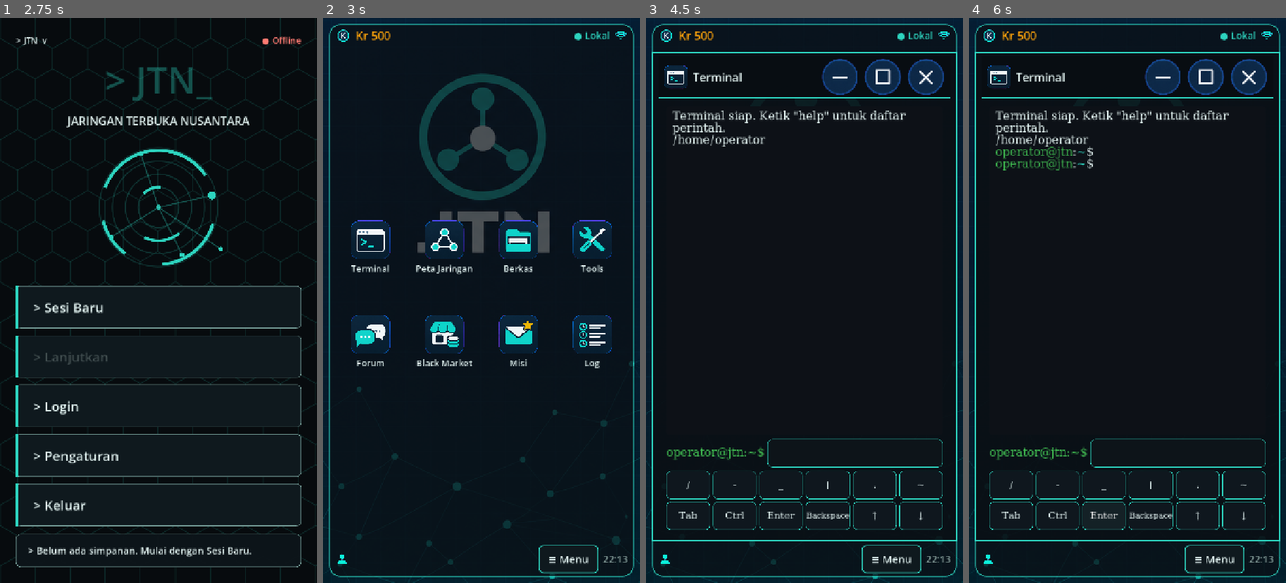
Above: before the commit, frames 1-4 (left to right).
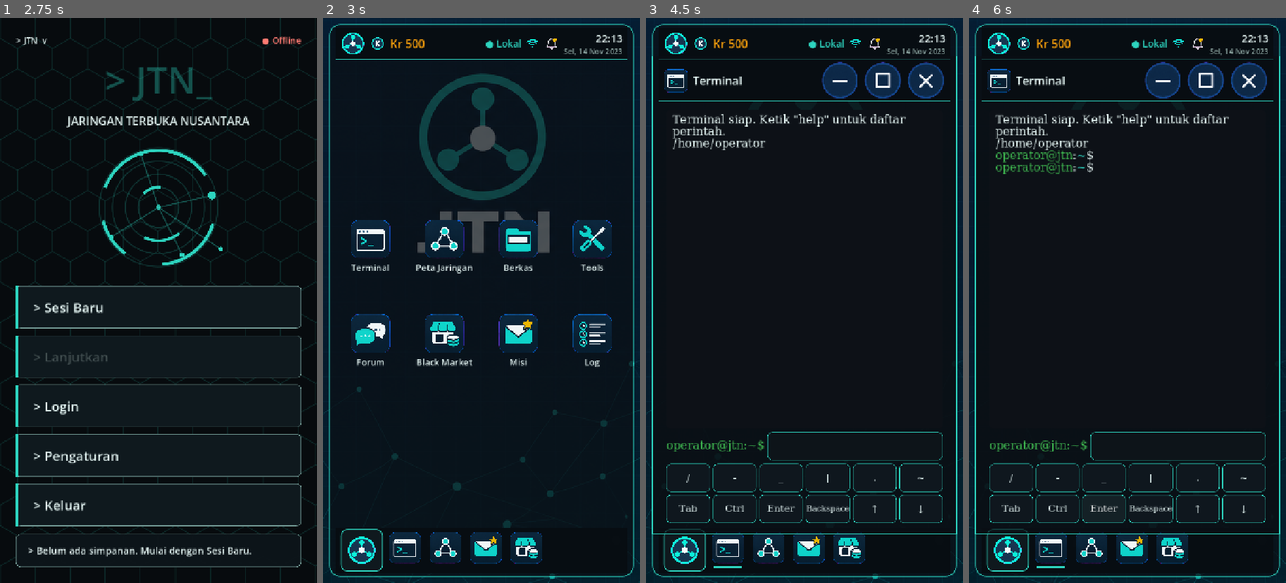
Above: after the commit, the same moments.

Repository: hadydaw/game-baru
Game: Godot game, scene res://scenes/main.tscn
Same seed, same stepped clock (60 frames per second), same inputs: the game is played once before the commit and once after it.
Inputs (mouse positions are in pixels of both pictures, inside the frame that each line leads up to):
- Up to frame 1 (2.75 s): tap Enter at 0.5 s; move the mouse to (228, 272) at 0.52 s; click (228, 272) at 0.67 s; tap Space at 1.25 s; drag from (95, 328) to (142, 413) at 1.27 s; move the mouse to (190, 176) at 2.02 s; click (190, 176) at 2.17 s
- Up to frame 2 (3 s): click "> Sesi Baru" at 2.75 s
- Up to frame 3 (4.5 s): click (684, 549) at 3.52 s; click (693, 249) at 4.27 s
- Up to frame 4 (6 s): click "Enter" at 5 s; click "Enter" at 5.75 s

Frame 1 is identical in both runs. In frame 2, 4.8% of the frame differs, in the area x 4-96%, y 2-99%; in frame 3, 9.2%; in frame 4, 9.9%, in the area x 1-99%, y 2-99%.

Commit message:
Desktop portrait: panel atas dan hotbar bawah
- Panel atas: logo menu, saldo kredit dari sesi, status Lokal, wifi, notifikasi misi, jam, tanggal
- Hotbar bawah: tombol Home di kiri, aplikasi favorit, jendela yang sedang terbuka
- Ketuk di hotbar: buka, fokus, atau minimize (perilaku taskbar)
- Taskbar lama dan tombol Menu dihapus
- Tes: test_panel_atas.gd, test_hotbar.gd; smoke_desktop mencari tombol Home

Co-Authored-By: Claude Haiku 5.5 <noreply@anthropic.com>
Claude-Session: https://claude.ai/code/session_011EntzauCRjaaLbaamXun78

Diff:
--- a/tests/smoke_desktop.gd
+++ b/tests/smoke_desktop.gd
@@ -28,15 +28,12 @@
 		wadah.add_child(d)
 		await process_frame
 		await process_frame
-		var tombol_menu: Button = null
-		for b in d.find_children("*", "Button", true, false):
-			if (b as Button).text.contains("Menu"):
-				tombol_menu = b
-		_cek(tombol_menu != null and tombol_menu.is_visible_in_tree(), "tombol Menu ada di Desktop %dx%d" % [ukuran.x, ukuran.y])
+		var tombol_menu: Button = d.find_child("TombolHome", true, false) as Button
+		_cek(tombol_menu != null and tombol_menu.is_visible_in_tree(), "tombol Home ada di hotbar %dx%d" % [ukuran.x, ukuran.y])
 		if tombol_menu != null:
 			var r := tombol_menu.get_global_rect()
-			_cek(r.position.x >= 0 and r.end.x <= ukuran.x and r.end.y <= ukuran.y, "tombol Menu di dalam layar %dx%d" % [ukuran.x, ukuran.y])
-			_cek(r.size.y >= 64, "tombol Menu cukup tinggi untuk disentuh %dx%d" % [ukuran.x, ukuran.y])
+			_cek(r.position.x >= 0 and r.end.x <= ukuran.x and r.end.y <= ukuran.y, "tombol Home di dalam layar %dx%d" % [ukuran.x, ukuran.y])
+			_cek(r.size.y >= 64, "tombol Home cukup tinggi untuk disentuh %dx%d" % [ukuran.x, ukuran.y])
 		wadah.free()
 
 		var wadah2 := Control.new()
--- /dev/null
+++ b/tests/test_hotbar.gd
@@ -0,0 +1,74 @@
+extends GutTest
+
+# Uji hotbar: favorit selalu tampil, jendela terbuka ikut tampil, dan perilaku ketuk seperti taskbar.
+
+func _status(id: String, aktif: bool, minim: bool) -> Dictionary:
+	return {"id": id, "judul": id, "aktif": aktif, "diminimize": minim}
+
+func test_hotbar_menampilkan_favorit_tanpa_jendela() -> void:
+	var h := HotBar.new()
+	add_child(h)
+	h.segarkan([])
+	assert_eq(h.jumlah_aplikasi(), HotBar.FAVORIT.size(), "favorit tampil meski belum ada jendela")
+	h.free()
+
+func test_jendela_bukan_favorit_ditambahkan_di_belakang() -> void:
+	var h := HotBar.new()
+	add_child(h)
+	h.segarkan([_status("arsip_baru", true, false)])
+	assert_eq(h.jumlah_aplikasi(), HotBar.FAVORIT.size() + 1)
+	h.free()
+
+func test_jendela_favorit_tidak_duplikat() -> void:
+	var h := HotBar.new()
+	add_child(h)
+	h.segarkan([_status("terminal", true, false)])
+	assert_eq(h.jumlah_aplikasi(), HotBar.FAVORIT.size(), "terminal tampil sekali")
+	h.free()
+
+func test_tombol_home_memancarkan_sinyal() -> void:
+	var h := HotBar.new()
+	add_child(h)
+	watch_signals(h)
+	h.find_child("TombolHome", true, false).pressed.emit()
+	assert_signal_emitted(h, "home_diminta")
+	h.free()
+
+func test_ketuk_aplikasi_memancarkan_id() -> void:
+	var h := HotBar.new()
+	add_child(h)
+	h.segarkan([])
+	watch_signals(h)
+	var kolom: Control = h._baris.get_child(1)
+	(kolom.get_child(0) as Button).pressed.emit()
+	assert_signal_emitted_with_parameters(h, "aplikasi_diketuk", [HotBar.FAVORIT[0]])
+	h.free()
+
+# Perilaku ketuk hotbar di DesktopView: buka, fokus, lalu minimize.
+func test_ketuk_membuka_aplikasi_yang_belum_terbuka() -> void:
+	var d := DesktopView.new()
+	add_child(d)
+	var m := ManajerJendela.new()
+	add_child(m)
+	m.atur_area(Rect2(0, 0, 720, 1000), Rect2(0, 0, 720, 1280))
+	d.hubungkan_jendela(m)
+	watch_signals(d)
+	d._ketuk_aplikasi("terminal")
+	assert_signal_emitted_with_parameters(d, "buka_aplikasi", ["terminal"])
+	m.free()
+	d.free()
+
+func test_ketuk_aktif_meminimize_lalu_ketuk_memulihkan() -> void:
+	var d := DesktopView.new()
+	add_child(d)
+	var m := ManajerJendela.new()
+	add_child(m)
+	m.atur_area(Rect2(0, 0, 720, 1000), Rect2(0, 0, 720, 1280))
+	d.hubungkan_jendela(m)
+	m.buka("terminal", "Terminal", "res://assets/ikon/aplikasi/app_terminal.png", Control.new())
+	d._ketuk_aplikasi("terminal")
+	assert_true(m.daftar()[0]["diminimize"], "ketuk jendela aktif meminimize")
+	d._ketuk_aplikasi("terminal")
+	assert_false(m.daftar()[0]["diminimize"], "ketuk jendela minimized memulihkan")
+	m.free()
+	d.free()
--- /dev/null
+++ b/tests/test_panel_atas.gd
@@ -0,0 +1,72 @@
+extends GutTest
+
+# Uji panel atas Desktop: saldo dari sesi, ikon notifikasi, tanggal, dan tombol menu aplikasi.
+
+var p: PanelAtas
+
+func before_each() -> void:
+	SesiUtama.reset()
+	p = PanelAtas.new()
+	add_child(p)
+
+func after_each() -> void:
+	remove_child(p)
+	p.free()
+	SesiUtama.reset()
+
+func _sesi(saldo: int = 500) -> ShellSession:
+	var s := ShellSession.new(Vfs.new({"tipe": "dir", "pemilik": "root", "grup": "root", "izin": "rwxr-xr-x", "isi": {}}))
+	s.economy.saldo = saldo
+	return s
+
+func _tombol_logo() -> TextureButton:
+	return p.find_children("*", "TextureButton", true, false)[0]
+
+func test_format_tanggal_indonesia() -> void:
+	var w := {"weekday": 4, "day": 5, "month": 11, "year": 2026}
+	assert_eq(PanelAtas.format_tanggal(w), "Kam, 5 Nov 2026")
+
+func test_saldo_mengikuti_sesi_bukan_nilai_tetap() -> void:
+	SesiUtama.sesi = _sesi(730)
+	p.segarkan()
+	assert_eq(p._saldo.text, "Kr 730", "saldo dibaca dari ekonomi pemain")
+
+func test_saldo_berubah_setelah_segarkan() -> void:
+	var s := _sesi(500)
+	SesiUtama.sesi = s
+	p.segarkan()
+	s.economy.saldo = 120
+	p.segarkan()
+	assert_eq(p._saldo.text, "Kr 120")
+
+func test_notifikasi_kosong_tanpa_misi_aktif() -> void:
+	SesiUtama.sesi = _sesi()
+	p.segarkan()
+	assert_eq(p._notif.texture.resource_path, "res://assets/ikon/sistem/sys_notifikasi_kosong.png")
+
+func test_notifikasi_pesan_saat_misi_aktif() -> void:
+	var s := _sesi()
+	s.misi["misi_1"] = "aktif"
+	SesiUtama.sesi = s
+	p.segarkan()
+	assert_eq(p._notif.texture.resource_path, "res://assets/ikon/sistem/sys_notifikasi_pesan.png")
+
+func test_notifikasi_kosong_setelah_misi_selesai() -> void:
+	var s := _sesi()
+	s.misi["misi_1"] = "selesai"
+	SesiUtama.sesi = s
+	p.segarkan()
+	assert_false(PanelAtas.ada_misi_aktif(s))
+	assert_eq(p._notif.texture.resource_path, "res://assets/ikon/sistem/sys_notifikasi_kosong.png")
+
+func test_tombol_logo_memancarkan_menu_aplikasi() -> void:
+	SesiUtama.sesi = _sesi()
+	watch_signals(p)
+	_tombol_logo().pressed.emit()
+	assert_signal_emitted(p, "menu_aplikasi_diminta")
+
+func test_jam_dan_tanggal_terisi() -> void:
+	SesiUtama.sesi = _sesi()
+	p.segarkan()
+	assert_true(p._jam.text.length() == 5 and p._jam.text.contains(":"), "format jam HH:MM")
+	assert_false(p._tanggal.text.is_empty(), "tanggal terisi")
--- a/ui/desktop_view.gd
+++ b/ui/desktop_view.gd
@@ -5,6 +5,7 @@
 
 signal buka_aplikasi(id: String)
 signal menu_diminta
+signal menu_aplikasi_diminta
 
 const APLIKASI := [
     {"id": "terminal", "nama": "Terminal", "ikon": "res://assets/ikon/aplikasi/app_terminal.png"},
@@ -16,19 +17,13 @@
     {"id": "misi", "nama": "Misi", "ikon": "res://assets/ikon/aplikasi/app_misi.png"},
     {"id": "log", "nama": "Log", "ikon": "res://assets/ikon/aplikasi/app_log.png"},
 ]
-const IKON_KOIN := "res://assets/ikon/sistem/sys_koin.png"
-const IKON_WIFI := "res://assets/ikon/sistem/sys_wifi_aktif.png"
-const IKON_USER := "res://assets/ikon/sistem/sys_user.png"
 const KOLOM := 4
 const WALL_POTRET := "res://assets/wallpaper/wp_potret.png"
 const WALL_LANSKAP := "res://assets/wallpaper/wp_lanskap.png"
 const JARAK_BINGKAI := 14
 # Tinggi panel atas dan taskbar. Jendela aplikasi mengisi ruang di antara keduanya.
-const TINGGI_PANEL := 64
-const TINGGI_TASKBAR := 80
-
-# Nilai awal. Saldo dan koneksi akan diganti saat sistem ekonomi dan jaringan dibuat.
-const SALDO_AWAL := 500
+const TINGGI_PANEL := PanelAtas.TINGGI
+const TINGGI_TASKBAR := HotBar.TINGGI
 
 # Area aman perangkat: kiri, atas, kanan, bawah (diisi oleh MainController).
 var aman := Vector4.ZERO
@@ -49,7 +44,9 @@
 var _margin: MarginContainer
 var _grid: GridContainer
 var _sel: Array = []
-var _label_jam: Label
+var _panel: PanelAtas
+var _hotbar: HotBar
+var _jendela: ManajerJendela
 var _wallpaper_terpasang: String = ""
 
 func _ready() -> void:
@@ -73,7 +70,9 @@
     var kolom := VBoxContainer.new()
     kolom.add_theme_constant_override("separation", 12)
     bingkai.add_child(kolom)
-    kolom.add_child(_buat_status_bar())
+    _panel = PanelAtas.new()
+    _panel.menu_aplikasi_diminta.connect(func(): menu_aplikasi_diminta.emit())
+    kolom.add_child(_panel)
     kolom.add_child(_spasi())
     _grid = GridContainer.new()
     _grid.columns = KOLOM
@@ -82,7 +81,11 @@
     for a in APLIKASI:
         _grid.add_child(_buat_sel_ikon(a))
     kolom.add_child(_spasi())
-    kolom.add_child(_buat_taskbar())
+    _hotbar = HotBar.new()
+    _hotbar.home_diminta.connect(func(): menu_aplikasi_diminta.emit())
+    _hotbar.aplikasi_diketuk.connect(_ketuk_aplikasi)
+    kolom.add_child(_hotbar)
+    _segarkan_hotbar()
 
     var jam := Timer.new()
     jam.wait_time = 30.0
@@ -110,66 +113,30 @@
     s.mouse_filter = Control.MOUSE_FILTER_IGNORE
     return s
 
-func _ikon_kecil(path: String, px: int) -> TextureRect:
-    var g := TextureRect.new()
-    g.texture = load(path) as Texture2D
-    g.expand_mode = TextureRect.EXPAND_IGNORE_SIZE
-    g.stretch_mode = TextureRect.STRETCH_KEEP_ASPECT_CENTERED
-    g.custom_minimum_size = Vector2(px, px)
-    g.mouse_filter = Control.MOUSE_FILTER_IGNORE
-    return g
+# Menghubungkan hotbar ke manajer jendela. Dipanggil MainController setelah manajer dibuat.
+func hubungkan_jendela(m: ManajerJendela) -> void:
+    _jendela = m
+    m.daftar_berubah.connect(_segarkan_hotbar)
+    _segarkan_hotbar()
 
-func _buat_status_bar() -> Control:
-    var baris := HBoxContainer.new()
-    baris.add_theme_constant_override("separation", 10)
-    baris.add_child(_ikon_kecil(IKON_KOIN, 36))
-    baris.add_child(Tema.label("Kr %d" % SALDO_AWAL, Tema.AMBER, 26))
-    var sisa := _spasi_horizontal()
-    baris.add_child(sisa)
-    baris.add_child(Tema.label("● Lokal", Tema.TEAL, 22))
-    baris.add_child(_ikon_kecil(IKON_WIFI, 30))
-    return baris
+func _segarkan_hotbar() -> void:
+    if is_instance_valid(_hotbar):
+        _hotbar.segarkan(_jendela.daftar() if is_instance_valid(_jendela) else [])
 
-func _buat_taskbar() -> Control:
-    var baris := HBoxContainer.new()
-    baris.add_theme_constant_override("separation", 10)
-    baris.add_child(_ikon_kecil(IKON_USER, 30))
-    var operator := Tema.label("%s@jtn" % ShellSession.nama_pengguna_aktif(), Tema.TEKS_REDUP, 22)
-    operator.clip_text = true
-    operator.custom_minimum_size = Vector2(0, 0)
-    operator.size_flags_horizontal = Control.SIZE_SHRINK_BEGIN
-    baris.add_child(operator)
-    baris.add_child(_spasi_horizontal())
-    baris.add_child(_tombol_menu())
-    _label_jam = Tema.label("", Tema.TEKS_REDUP, 22)
-    baris.add_child(_label_jam)
-    return baris
-
-# Tombol Menu di taskbar: selalu terlihat dan cukup besar untuk disentuh jari.
-func _tombol_menu() -> Button:
-    var t := Button.new()
-    t.text = "≡ Menu"
-    t.focus_mode = Control.FOCUS_NONE
-    t.custom_minimum_size = Vector2(136, 64)
-    t.add_theme_font_size_override("font_size", 24)
-    t.add_theme_color_override("font_color", Tema.TEKS)
-    var normal := Tema.kotak(Color(0.06, 0.1, 0.12), Tema.TEAL, 2, 10)
-    var aktif := Tema.kotak(Color(0.1, 0.18, 0.2), Tema.TEAL, 2, 10)
-    t.add_theme_stylebox_override("normal", normal)
-    t.add_theme_stylebox_override("hover", aktif)
-    t.add_theme_stylebox_override("pressed", aktif)
-    t.pressed.connect(func(): menu_diminta.emit())
-    return t
-
-func _spasi_horizontal() -> Control:
-    var s := Control.new()
-    s.size_flags_horizontal = Control.SIZE_EXPAND_FILL
-    s.mouse_filter = Control.MOUSE_FILTER_IGNORE
-    return s
+# Ketuk aplikasi di hotbar: buka jika belum terbuka; memfokuskan jika terbuka tapi tidak aktif;
+# meminimize jika sudah aktif (perilaku taskbar Xfce).
+func _ketuk_aplikasi(id: String) -> void:
+    if is_instance_valid(_jendela) and _jendela.ada(id):
+        if _jendela.aktif() == id:
+            _jendela.minimize(id)
+        else:
+            _jendela.fokus(id)
+    else:
+        buka_aplikasi.emit(id)
 
 func _perbarui_jam() -> void:
-    var w := Time.get_time_dict_from_system()
-    _label_jam.text = "%02d:%02d" % [w["hour"], w["minute"]]
+    if is_instance_valid(_panel):
+        _panel.segarkan()
 
 func _buat_sel_ikon(a: Dictionary) -> Button:
     var tombol := Button.new()
--- /dev/null
+++ b/ui/hotbar.gd
@@ -0,0 +1,94 @@
+class_name HotBar
+extends PanelContainer
+
+# Hotbar bawah Desktop JTN (Android portrait), gaya taskbar Kali Xfce di layar sentuh.
+# Kiri: tombol Home/Windows yang membuka Menu Aplikasi. Lalu aplikasi favorit dan jendela yang
+# sedang terbuka. Jendela aktif diberi garis teal; jendela yang diminimize tampil redup.
+
+signal home_diminta
+signal aplikasi_diketuk(id: String)
+
+const TINGGI := 96
+const UKURAN_IKON := 68
+const UKURAN_TOMBOL := 84
+const IKON_HOME := "res://assets/logo/sys_logo_menu.png"
+const IKON_APLIKASI := "res://assets/ikon/aplikasi/app_%s.png"
+
+# Aplikasi yang selalu tampil di hotbar. Dapat diubah tanpa mengubah struktur.
+const FAVORIT := ["terminal", "peta", "misi", "pasar"]
+
+var _baris: HBoxContainer
+
+func _ready() -> void:
+    custom_minimum_size = Vector2(0, TINGGI)
+    add_theme_stylebox_override("panel", Tema.header_bawah(Tema.LATAR_HEADER, Tema.TEAL))
+    _baris = HBoxContainer.new()
+    _baris.add_theme_constant_override("separation", 8)
+    _baris.alignment = BoxContainer.ALIGNMENT_BEGIN
+    add_child(_baris)
+    _baris.add_child(_tombol_home())
+    segarkan([])
+
+# Membangun ulang isi hotbar dari daftar jendela (ManajerJendela.daftar()).
+# Favorit selalu tampil, lalu jendela terbuka yang bukan favorit.
+func segarkan(jendela: Array) -> void:
+    for i in range(_baris.get_child_count() - 1, 0, -1):
+        var anak := _baris.get_child(i)
+        _baris.remove_child(anak)
+        anak.queue_free()
+    var status := {}
+    for j in jendela:
+        status[String(j["id"])] = j
+    var tampil: Array = FAVORIT.duplicate()
+    for j in jendela:
+        if not tampil.has(String(j["id"])):
+            tampil.append(String(j["id"]))
+    for id in tampil:
+        _baris.add_child(_tombol_aplikasi(String(id), status.get(String(id), {})))
+
+func jumlah_aplikasi() -> int:
+    return _baris.get_child_count() - 1
+
+func _tombol_home() -> Button:
+    var t := Button.new()
+    t.name = "TombolHome"
+    t.icon = load(IKON_HOME) as Texture2D
+    t.expand_icon = true
+    t.icon_alignment = HORIZONTAL_ALIGNMENT_CENTER
+    t.focus_mode = Control.FOCUS_NONE
+    t.custom_minimum_size = Vector2(UKURAN_TOMBOL + 12, UKURAN_TOMBOL + 12)
+    t.add_theme_stylebox_override("normal", Tema.kotak(Color(0.06, 0.1, 0.12), Tema.TEAL, 2, 14))
+    t.add_theme_stylebox_override("hover", Tema.kotak(Color(0.1, 0.18, 0.2), Tema.TEAL, 2, 14))
+    t.add_theme_stylebox_override("pressed", Tema.kotak(Color(0.1, 0.18, 0.2), Tema.TEAL, 2, 14))
+    t.pressed.connect(func(): home_diminta.emit())
+    return t
+
+# Satu tombol aplikasi. status kosong berarti aplikasi tidak sedang terbuka.
+func _tombol_aplikasi(id: String, status: Dictionary) -> Control:
+    var kolom := VBoxContainer.new()
+    kolom.add_theme_constant_override("separation", 0)
+    kolom.custom_minimum_size = Vector2(UKURAN_TOMBOL, TINGGI - 4)
+    var t := Button.new()
+    t.flat = true
+    var path := IKON_APLIKASI % id
+    if ResourceLoader.exists(path):
+        t.icon = load(path) as Texture2D
+    t.expand_icon = true
+    t.icon_alignment = HORIZONTAL_ALIGNMENT_CENTER
+    t.focus_mode = Control.FOCUS_NONE
+    t.custom_minimum_size = Vector2(UKURAN_TOMBOL, UKURAN_TOMBOL)
+    t.tooltip_text = DesktopView.nama_aplikasi(id)
+    t.pressed.connect(func(): aplikasi_diketuk.emit(id))
+    kolom.add_child(t)
+
+    var terbuka := not status.is_empty()
+    var aktif := terbuka and bool(status.get("aktif", false))
+    if terbuka and bool(status.get("diminimize", false)):
+        t.modulate = Color(1, 1, 1, 0.45)
+    var garis := ColorRect.new()
+    garis.custom_minimum_size = Vector2(UKURAN_TOMBOL - 20, 4)
+    garis.color = Tema.TEAL if aktif else (Tema.TEKS_REDUP if terbuka else Color(0, 0, 0, 0))
+    garis.size_flags_horizontal = Control.SIZE_SHRINK_CENTER
+    garis.mouse_filter = Control.MOUSE_FILTER_IGNORE
+    kolom.add_child(garis)
+    return kolom
--- a/ui/main_controller.gd
+++ b/ui/main_controller.gd
@@ -130,6 +130,7 @@
     add_child(_jendela)
     _jendela.position = Vector2.ZERO
     _jendela.size = size
+    _desktop.hubungkan_jendela(_jendela)
     _atur_area_jendela()
 
 # Area kerja jendela: di antara panel atas dan taskbar, di dalam bingkai Desktop.
--- /dev/null
+++ b/ui/panel_atas.gd
@@ -0,0 +1,107 @@
+class_name PanelAtas
+extends PanelContainer
+
+# Panel atas Desktop JTN (Android portrait): tombol menu aplikasi, saldo kredit, status jaringan,
+# notifikasi Pusat Misi, jam, dan tanggal. Indikator baterai dan suara belum ditampilkan karena
+# belum ada sumber data perangkat.
+
+signal menu_aplikasi_diminta
+
+const TINGGI := 72
+const UKURAN_LOGO := 56
+const UKURAN_IKON := 36
+
+const IKON_LOGO := "res://assets/logo/sys_logo_menu.png"
+const IKON_KOIN := "res://assets/ikon/sistem/sys_koin.png"
+const IKON_WIFI := "res://assets/ikon/sistem/sys_wifi_aktif.png"
+const IKON_NOTIF_KOSONG := "res://assets/ikon/sistem/sys_notifikasi_kosong.png"
+const IKON_NOTIF_PESAN := "res://assets/ikon/sistem/sys_notifikasi_pesan.png"
+
+const HARI := ["Min", "Sen", "Sel", "Rab", "Kam", "Jum", "Sab"]
+const BULAN := ["Jan", "Feb", "Mar", "Apr", "Mei", "Jun", "Jul", "Agu", "Sep", "Okt", "Nov", "Des"]
+
+var _saldo: Label
+var _notif: TextureRect
+var _jam: Label
+var _tanggal: Label
+
+func _ready() -> void:
+    custom_minimum_size = Vector2(0, TINGGI)
+    add_theme_stylebox_override("panel", Tema.header_bawah(Tema.LATAR_HEADER, Tema.TEAL))
+    var baris := HBoxContainer.new()
+    baris.add_theme_constant_override("separation", 10)
+    baris.alignment = BoxContainer.ALIGNMENT_BEGIN
+    add_child(baris)
+
+    var logo := TextureButton.new()
+    logo.texture_normal = load(IKON_LOGO) as Texture2D
+    logo.ignore_texture_size = true
+    logo.stretch_mode = TextureButton.STRETCH_KEEP_ASPECT_CENTERED
+    logo.custom_minimum_size = Vector2(UKURAN_LOGO, UKURAN_LOGO)
+    logo.size_flags_vertical = Control.SIZE_SHRINK_CENTER
+    logo.focus_mode = Control.FOCUS_NONE
+    logo.pressed.connect(func(): menu_aplikasi_diminta.emit())
+    baris.add_child(logo)
+
+    baris.add_child(_ikon(IKON_KOIN, UKURAN_IKON))
+    _saldo = Tema.label("", Tema.AMBER, 26)
+    _saldo.size_flags_vertical = Control.SIZE_SHRINK_CENTER
+    baris.add_child(_saldo)
+
+    var sisa := Control.new()
+    sisa.size_flags_horizontal = Control.SIZE_EXPAND_FILL
+    sisa.mouse_filter = Control.MOUSE_FILTER_IGNORE
+    baris.add_child(sisa)
+
+    var status := Tema.label("● Lokal", Tema.TEAL, 22)
+    status.size_flags_vertical = Control.SIZE_SHRINK_CENTER
+    baris.add_child(status)
+    baris.add_child(_ikon(IKON_WIFI, 30))
+
+    _notif = _ikon(IKON_NOTIF_KOSONG, UKURAN_IKON)
+    baris.add_child(_notif)
+
+    var jam_tanggal := VBoxContainer.new()
+    jam_tanggal.alignment = BoxContainer.ALIGNMENT_CENTER
+    jam_tanggal.add_theme_constant_override("separation", 0)
+    baris.add_child(jam_tanggal)
+    _jam = Tema.label("", Tema.TEKS, 24)
+    _jam.horizontal_alignment = HORIZONTAL_ALIGNMENT_RIGHT
+    jam_tanggal.add_child(_jam)
+    _tanggal = Tema.label("", Tema.TEKS_REDUP, 17)
+    _tanggal.horizontal_alignment = HORIZONTAL_ALIGNMENT_RIGHT
+    jam_tanggal.add_child(_tanggal)
+
+    segarkan()
+
+# Memperbarui saldo, notifikasi, jam, dan tanggal. Dipanggil saat dibuat dan berkala dari Desktop.
+func segarkan() -> void:
+    var s := SesiUtama.ambil()
+    if s != null:
+        _saldo.text = "Kr %d" % s.economy.saldo
+        var pesan := ada_misi_aktif(s)
+        _notif.texture = load(IKON_NOTIF_PESAN if pesan else IKON_NOTIF_KOSONG) as Texture2D
+    var w := Time.get_datetime_dict_from_system()
+    _jam.text = "%02d:%02d" % [w["hour"], w["minute"]]
+    _tanggal.text = format_tanggal(w)
+
+# Tanggal singkat dalam Bahasa Indonesia, misalnya "Kam, 5 Nov 2026".
+static func format_tanggal(w: Dictionary) -> String:
+    return "%s, %d %s %d" % [HARI[int(w["weekday"])], int(w["day"]), BULAN[int(w["month"]) - 1], int(w["year"])]
+
+# Ada misi yang sudah diterima dan masih berjalan.
+static func ada_misi_aktif(s: ShellSession) -> bool:
+    for id in s.misi:
+        if String(s.misi[id]) == "aktif":
+            return true
+    return false
+
+func _ikon(path: String, px: int) -> TextureRect:
+    var g := TextureRect.new()
+    g.texture = load(path) as Texture2D
+    g.expand_mode = TextureRect.EXPAND_IGNORE_SIZE
+    g.stretch_mode = TextureRect.STRETCH_KEEP_ASPECT_CENTERED
+    g.custom_minimum_size = Vector2(px, px)
+    g.size_flags_vertical = Control.SIZE_SHRINK_CENTER
+    g.mouse_filter = Control.MOUSE_FILTER_IGNORE
+    return g
Not shown, added: tests/test_hotbar.gd.uid
Not shown, added: tests/test_panel_atas.gd.uid
Not shown, added: ui/hotbar.gd.uid
Not shown, added: ui/panel_atas.gd.uid
